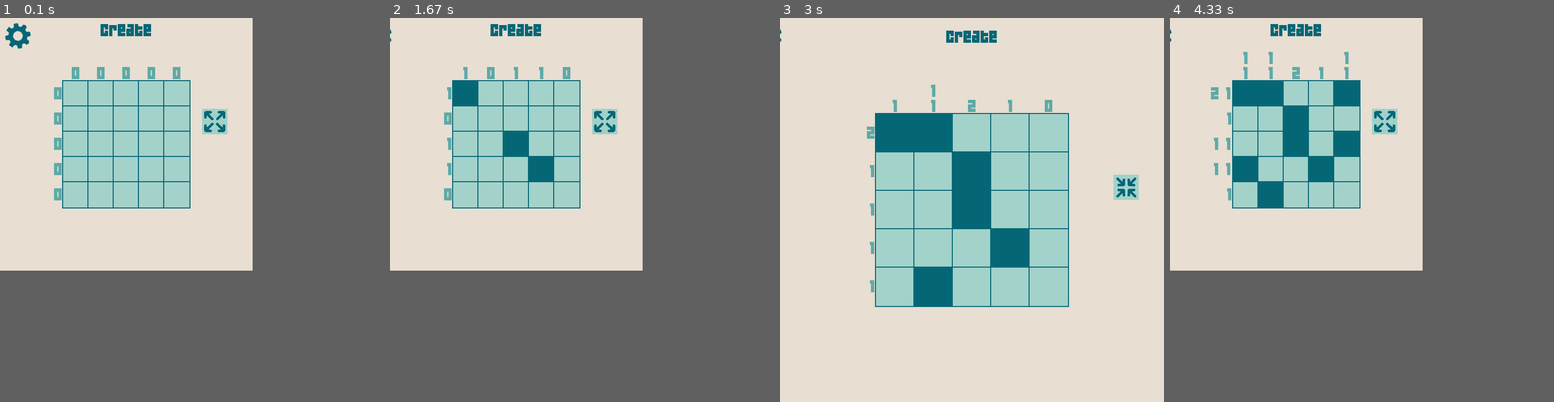
Above: before the commit, frames 1-4 (left to right).
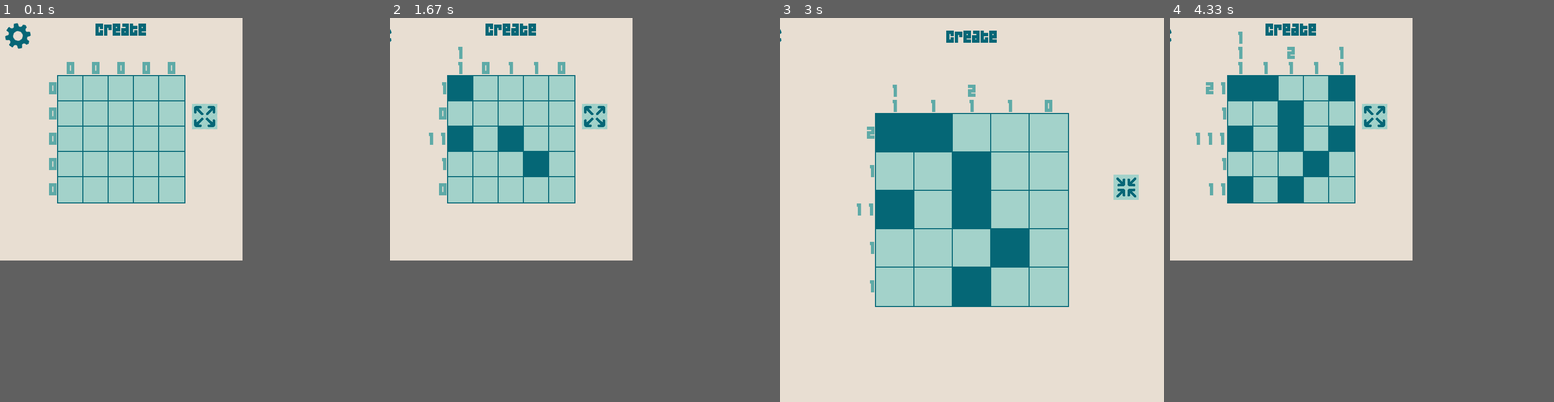
Above: after the commit, the same moments.

Repository: JoshuaHM-p4/pygame-picross
Game: pygame game, started from picross.py
The game is run twice, just before and just after one commit, with the same random seed, the same clock (stepped at 60 frames per second) and the same inputs.
Inputs (mouse positions are in pixels of both pictures, inside the frame that each line leads up to):
- Up to frame 1 (0.1 s): no input
- Up to frame 2 (1.67 s): click (512, 140) at 0.38 s; click (451, 140) at 0.72 s; click (459, 87) at 1.05 s; click (539, 160) at 1.38 s
- Up to frame 3 (3 s): click (891, 202) at 1.72 s; click (983, 117) at 2.05 s; click (918, 129) at 2.38 s; click (972, 171) at 2.72 s
- Up to frame 4 (4.33 s): click (1438, 210) at 3.05 s; click (1442, 140) at 3.38 s; click (1515, 186) at 3.72 s; click (1235, 183) at 4.05 s
In our replay, in frame 1 the window is 500x500 before the commit and 480x480 after it. These sizes can differ from the game's own. Grey fills any space a smaller window leaves; there, only what the larger window draws over its background counts as a difference.

The runs differ from the first frame. In frame 1, 4.8% of the frame differs, in the area x 12-60%, y 1-50%; in frame 2, 5.3%; in frame 3, 3.1%; in frame 4, 6.9%, in the area x 6-60%, y 1-50%.

Commit message:
Add move left/right buttons

Diff:
--- a/grids_manager.py
+++ b/grids_manager.py
@@ -3,6 +3,9 @@
 import os
 
 directory = os.path.join(os.getcwd(),  'grids')
+font = pygame.font.Font(os.path.join(os.getcwd(),'resources','04B_19.TTF'),15)
+dark_color = (5, 102, 118)
+light_color = (163, 210, 202)
 if not os.path.exists(directory):
     os.mkdir(directory)
 
@@ -24,54 +27,62 @@
 class Grid_Icon:
     length = 30
     size = (length, length)
-    font = pygame.font.Font(os.path.join(os.getcwd(),'resources','04B_19.TTF'),15)
-    dark_color = (5, 102, 118)
-    light_color = (163, 210, 202)
 
     def __init__(self, number, filename):
         self.number = number
-        self.label = self.font.render(str(number), True, self.dark_color)
+        self.label = font.render(str(number), True, dark_color)
         self.filename = filename
 
         self.x = self.length + self.number*self.length
         self.y = int(screen_height * 0.85)
         self.set_position()
 
-    def set_position(self):
+    def set_position(self):  ## This repositions icons to the left ##
         self.rect = pygame.Rect([self.x, self.y], self.size)
         if self.number > 9:
-            self.mid = (self.x + self.length//4, self.y + self.length//4)
+            self.mid = (self.x + self.length//4, self.y + self.length//4) # if number is 0,1,2,3,...
         else:
-            self.mid = (self.x + self.length//3, self.y + self.length//4)
+            self.mid = (self.x + self.length//3, self.y + self.length//4) # if number is 10,11,12,13,...
 
     def draw(self, screen):
-        pygame.draw.rect(screen, self.dark_color, (self.x-2,self.y-2,self.length+4,self.length+4))
-        pygame.draw.rect(screen, self.light_color, self.rect)
+        pygame.draw.rect(screen, dark_color, (self.x-2,self.y-2,self.length+4,self.length+4))
+        pygame.draw.rect(screen, light_color, self.rect)
         screen.blit(self.label, self.mid)
 
-# def show_grid_icons(screen):
-#     for icon in grid_icons:
-#         if icon.x <= screen_width - Grid_Icon.length:
-#             icon.draw(screen)
-
-def grid_click(cursor_pos):
-    for icon in grid_icons:
-        if icon.rect.collidepoint(cursor_pos):
-            return icon.filename
+def icon_click(cursor_pos):
+    if move_left_rect.collidepoint(cursor_pos):
+        move_left()
+    elif move_right_rect.collidepoint(cursor_pos):
+        move_right()
+    else:
+        for icon in grid_icons:
+            if icon.rect.collidepoint(cursor_pos):
+                return icon.filename
 
 def make_grids_list():
-    global grid_icons, min_icon, max_icon, screen_height
+    global grid_icons, min_icon, max_icon, screen_height, font, move_right_rect, move_left_rect
     screen_width, screen_height = pygame.display.get_surface().get_size()
     grid_icons = [Grid_Icon(num, grid_name) for num,grid_name in enumerate( sorted( os.listdir(directory) ) ) ]
 
     min_icon = 0
-    max_icon = (screen_width - 30)//Grid_Icon.length
+    max_icon = (screen_width - 30)//Grid_Icon.length - 1
+    move_left_rect = pygame.Rect((0, screen_height * 0.85), (30,30))
+    move_right_rect = pygame.Rect((screen_width-30, screen_height * 0.85), (30,30))
 
 def show_grid_icons(screen):
+    pygame.draw.rect(screen, dark_color, (move_left_rect.x-2,move_left_rect.y-2,Grid_Icon.length+4,Grid_Icon.length+4))
+    pygame.draw.rect(screen, light_color, move_left_rect)
+    screen.blit(font.render('<', True, dark_color), (move_left_rect.x + Grid_Icon.length//4, move_left_rect.y + Grid_Icon.length//4))
+
     if grid_icons:
         draw_limit = grid_icons[min_icon:max_icon]
         for icons in draw_limit:
             icons.draw(screen)
+
+    pygame.draw.rect(screen, dark_color, (move_right_rect.x-2,move_right_rect.y-2,Grid_Icon.length+4,Grid_Icon.length+4))
+    pygame.draw.rect(screen, light_color, move_right_rect)
+    screen.blit(font.render('>', True, dark_color), (move_right_rect.x + Grid_Icon.length//3, move_right_rect.y + Grid_Icon.length//4))
+
 
 def move_right():
     global max_icon, min_icon
@@ -79,7 +90,7 @@
         max_icon += 1
         min_icon += 1
         for icon in grid_icons:
-            icon.x -= Grid_Icon.length
+            icon.x -= Grid_Icon.length # All icons will move to the right by one icon size
             icon.set_position()
 
 def move_left():
@@ -88,5 +99,5 @@
         min_icon -= 1
         max_icon -= 1
         for icon in grid_icons:
-            icon.x += Grid_Icon.length
+            icon.x += Grid_Icon.length # All icons will move to the left by one icon size
             icon.set_position()
--- a/picross.py
+++ b/picross.py
@@ -85,8 +85,8 @@
                     if load_rect.collidepoint(pos) and self.menu_visible:
                         self.load_icons_visible = not self.load_icons_visible
                         grids_manager.make_grids_list()
-                    if self.load_icons_visible and grids_manager.grid_click(pos):
-                        self.grid_filename = grids_manager.grid_click(pos)
+                    if self.load_icons_visible and grids_manager.icon_click(pos):
+                        self.grid_filename = grids_manager.icon_click(pos)
                         self.player_grid.grid = grids_manager.load_grid(self.grid_filename)
                         self.player_grid.reposition_grid()
                         self.just_loaded = True
@@ -117,6 +117,14 @@
         if self.load_icons_visible:
             grids_manager.show_grid_icons(screen)
 
+        # < Toggle Scale Button > #
+        pygame.draw.rect(screen, color_light, resize_rect)
+        if not self.resized:
+            screen.blit(resize_icon_1, (resize_rect.x - 3, resize_rect.y - 3))
+        else:
+            screen.blit(resize_icon_2, (resize_rect.x + 5, resize_rect.y + 5))
+
+
         # < Message > #
         if self.message_timer >= 1:
             if self.just_loaded:
@@ -127,13 +135,6 @@
         else:
             self.just_loaded = False
             self.just_saved = False
-
-        # < Toggle Scale Button > #
-        pygame.draw.rect(screen, color_light, resize_rect)
-        if not self.resized:
-            screen.blit(resize_icon_1, (resize_rect.x - 3, resize_rect.y - 3))
-        else:
-            screen.blit(resize_icon_2, (resize_rect.x + 5, resize_rect.y + 5))
 
 
         pygame.display.update()
@@ -175,8 +176,8 @@
                     if load_rect.collidepoint(pos) and self.menu_visible:
                         self.load_icons_visible = not self.load_icons_visible
                         grids_manager.make_grids_list()
-                    if self.load_icons_visible and grids_manager.grid_click(pos):
-                        self.grid_filename = grids_manager.grid_click(pos)
+                    if self.load_icons_visible and grids_manager.icon_click(pos):
+                        self.grid_filename = grids_manager.icon_click(pos)
                         self.hidden_grid.grid = grids_manager.load_grid(self.grid_filename)
                         self.player_grid = Grid()
                         self.just_loaded = True
@@ -211,6 +212,20 @@
         if self.load_icons_visible:
             grids_manager.show_grid_icons(screen)
 
+        # < Cross Button > #
+        pygame.draw.rect(screen, color_light, cross_rect)
+        if self.cross:
+            screen.blit(cross_active, (cross_rect.x + 17, cross_rect.y + 10))
+        else:
+            screen.blit(cross_inactive, (cross_rect.x + 17, cross_rect.y + 10))
+
+        # < Toggle Scale Button > #
+        pygame.draw.rect(screen, color_light, resize_rect)
+        if not self.resized:
+            screen.blit(resize_icon_1, (resize_rect.x - 3, resize_rect.y - 3))
+        else:
+            screen.blit(resize_icon_2, (resize_rect.x + 5, resize_rect.y + 5))
+
         # < Message > #
         if self.message_timer >= 1:
             if self.just_loaded:
@@ -218,20 +233,6 @@
             self.message_timer -= 1
         elif self.just_loaded:
             self.just_loaded = False
-
-        # < Cross Button > #
-        pygame.draw.rect(screen, color_light, cross_rect)
-        if self.cross:
-            screen.blit(cross_active, (cross_rect.x + 17, cross_rect.y + 10))
-        else:
-            screen.blit(cross_inactive, (cross_rect.x + 17, cross_rect.y + 10))
-
-        # < Toggle Scale Button > #
-        pygame.draw.rect(screen, color_light, resize_rect)
-        if not self.resized:
-            screen.blit(resize_icon_1, (resize_rect.x - 3, resize_rect.y - 3))
-        else:
-            screen.blit(resize_icon_2, (resize_rect.x + 5, resize_rect.y + 5))
 
         # < Timer > #
         if self.timer_started:
@@ -251,8 +252,8 @@
             screen = pygame.display.set_mode((screen_width, screen_height))
             Pixel.SIZE = 76
         elif not self.resized:
-            screen_width = 500
-            screen_height = 500
+            screen_width = 480
+            screen_height = 480
             screen = pygame.display.set_mode((screen_width, screen_height))
             Pixel.SIZE = 50
         self.player_grid.reposition_grid()
@@ -261,7 +262,7 @@
         grids_manager.make_grids_list()
 
 
-    def show_Menu(self):
+    def show_Menu(self): ## Menu Buttons ##
         if self.menu_visible:
             if self.state == 'create':
                 # Play button
@@ -304,8 +305,8 @@
 import grids_manager
 
 # Game Screen Variables
-screen_width = 500
-screen_height = 500
+screen_width = 480
+screen_height = 480
 screen = pygame.display.set_mode((screen_width,screen_height))
 # pygame.display.set_icon(icon)
 
@@ -322,6 +323,7 @@
 game_font =  pygame.font.Font(os.path.join(location,'resources','04B_19.TTF'),30)
 game_font_s =  pygame.font.Font(os.path.join(location,'resources','04B_19.TTF'),25)
 
+###### Button Variables #######
 cross_rect = pygame.Rect((screen_width-100,screen_height//2), (50,50))
 cross_active = game_font.render('x', True, color_dark)
 cross_inactive = game_font.render('x', True, color_mid)
@@ -342,20 +344,22 @@
 # text_1x = game_font_s.render('1x', True, color_bg)
 # text_2x = game_font_s.render('2x', True, color_bg)
 
-play_rect = pygame.Rect((0, 100), (100, 50))
+play_rect = pygame.Rect((0, 100), (90, 50))
 play_text = game_font.render('Play', True, color_dark)
 
-edit_rect = pygame.Rect((0, 100), (100, 50))
+edit_rect = pygame.Rect((0, 100), (90, 50))
 edit_text = game_font.render('Edit', True, color_dark)
 
-save_rect = pygame.Rect((0, 150), (100, 50))
+save_rect = pygame.Rect((0, 150), (90, 50))
 save_text = game_font.render('Save', True, color_dark)
 
-create_rect = pygame.Rect((0, 150), (100, 50))
+create_rect = pygame.Rect((0, 150), (90, 50))
 create_text = game_font_s.render('Create', True, color_dark)
 
-load_rect = pygame.Rect((0, 200), (100, 50))
+load_rect = pygame.Rect((0, 200), (90, 50))
 load_text = game_font.render('Load', True, color_dark)
+
+
 
 ############################### < MAIN GAME LOOP > ####################################
 game_state = GameState()
